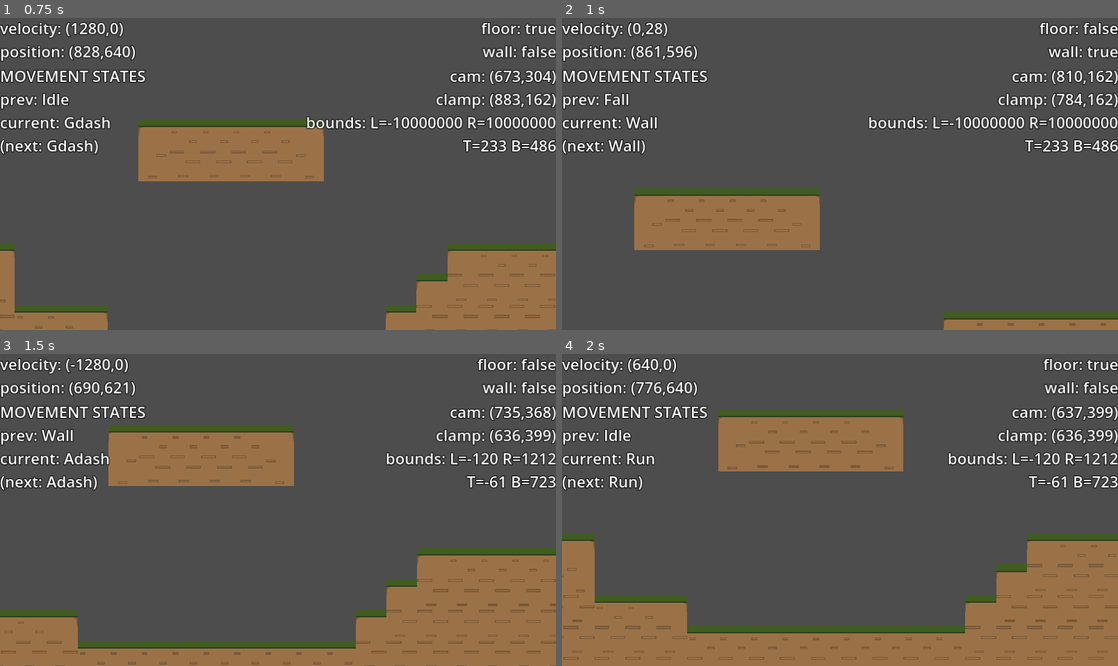
Above: before the commit, frames 1-4 (two rows, left to right).
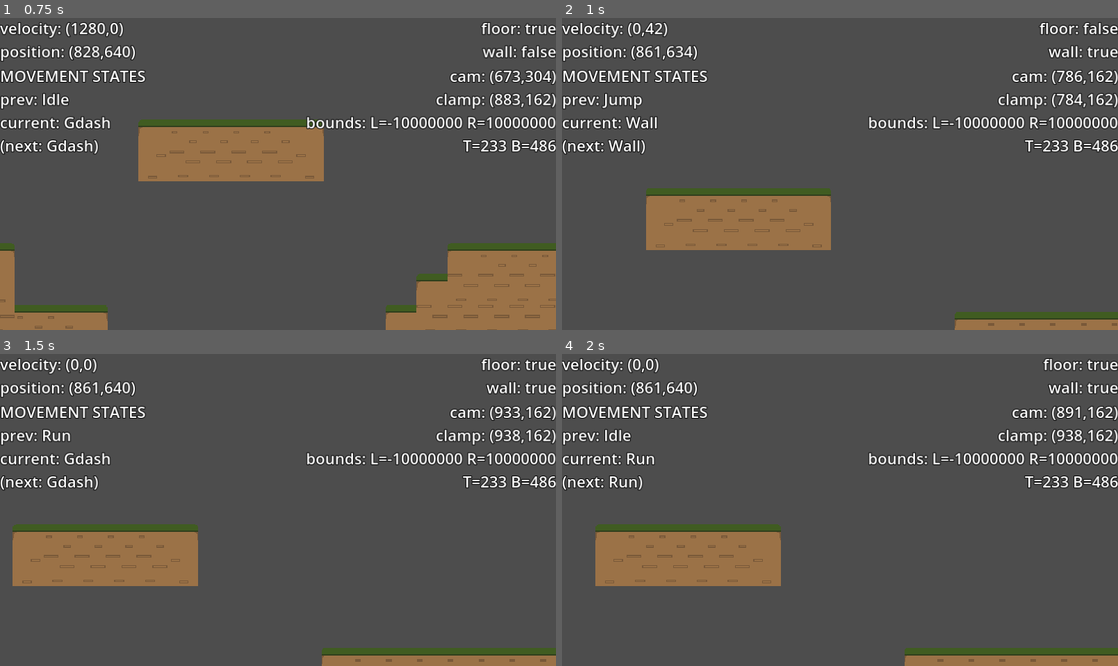
Above: after the commit, the same moments.

Repository: azylazide/untitled-hw-game-G4
Game: Godot game, scene res://src/levels/world.tscn
Two runs of this game, one before a commit and one after it. Both use one fixed random seed, a clock stepped at 60 frames per second and the inputs below.
Inputs:
- Up to frame 1 (0.75 s): tap Enter (ui_accept) at 0.5 s; hold D (right) from 0.53 s (still down); hold X (dash) from 0.53 s (still down)
- Up to frame 2 (1 s): keep holding D (right); keep holding X (dash); tap Space (jump) at 0.77 s
- Up to frame 3 (1.5 s): keep holding D (right); release X (dash) at 1.28 s; tap X (dash) at 1.35 s
- Up to frame 4 (2 s): keep holding D (right); tap Space (jump) at 1.52 s

Frame 1 is identical in both runs. In frame 2, 2.0% of the frame differs, in the area x 7-100%, y 1-100%; in frame 3, 34%; in frame 4, 37%, in the area x 0-100%, y 1-100%.

Commit message:
made player stick to wall on jump

Diff:
--- a/src/actors/player.gd
+++ b/src/actors/player.gd
@@ -281,6 +281,14 @@
 			on_floor = check_floor()
 			on_wall = check_wall()
 
+			if on_wall:
+				if dir != 0:
+					if wall_normal != Vector2.ZERO and dir*wall_normal.x < 0 and wall_cooldown_timer.is_stopped():
+						return Move.STATES.WALL
+					elif wall_normal.x == 0:
+						#edge case review later
+						pass
+
 			if velocity.y > 0:
 				return Move.STATES.FALL
 
